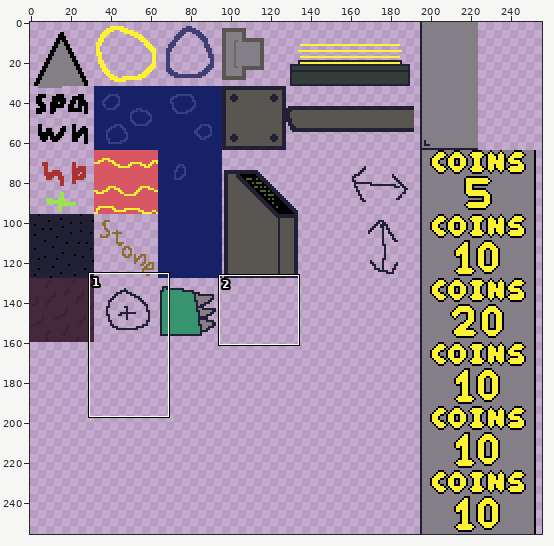
Edited in one commit: sprite sheet (web/public/assets/images/main_tiles.png). The picture above shows the old version from afar; the outline marks the close-up.
Close-up. Before the edit:
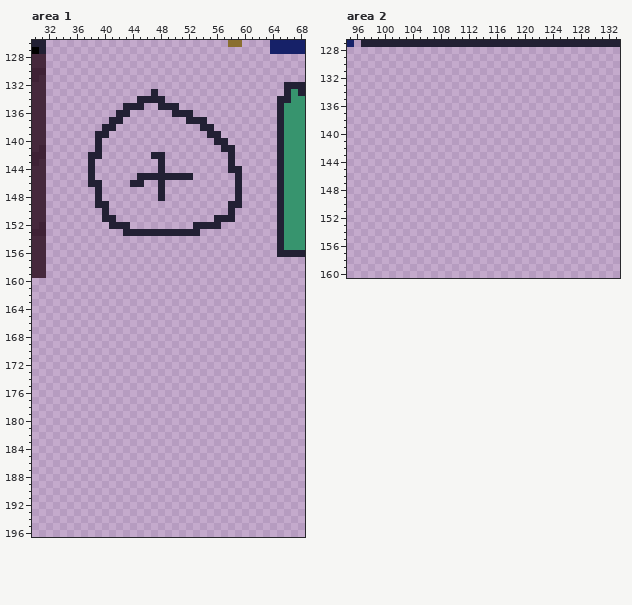
The file is 256x256 pixels. Shown: area 1: x 30..68, y 126..196; area 2: x 95..133, y 127..160.
The same view after the edit:
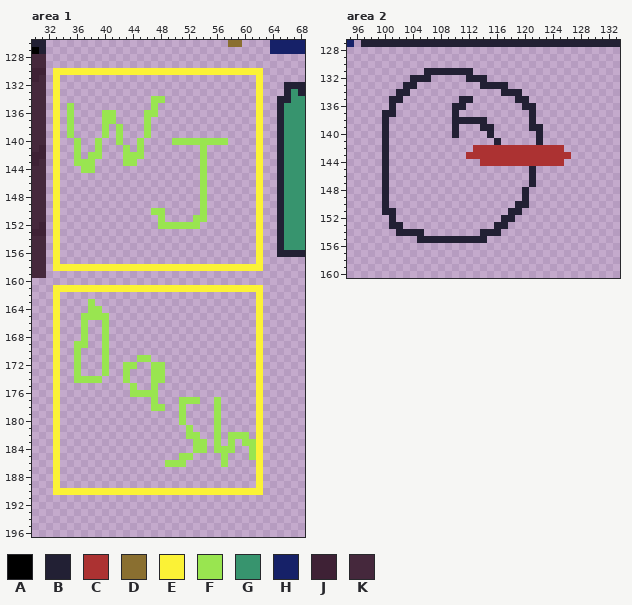
Palette (. is transparent): A #000000  B #222034  C #ac3232  D #8a6f30  E #fbf236  F #99e550  G #37946e  H #162168  J #3e2135  K #45283c
Diff:
Changed rows in their new state; - is an unchanged pixel.
Area 1:
first column x 33:
130 EEEEEEEEEEEEEEEEEEEEEEEEEEEEEE
131 E----------------------------E
132 E----------------------------E
133 E-------------.--------------E
134 E-----------..FF-------------E
135 E-F-------...-F...-----------E
136 E-F----FF..--FF--...---------E
137 E-F----FF.---F-----...-------E
138 E-F----F.F---F-------..------E
139 E-F---.F-F---F--------..-----E
140 E--F--F--F--F----FFFFFFFF----E
141 E--F--F---F-F--------F--..---E
142 E--F-FF---FFF-..-----F---.---E
143 E--FFF----FF---.-----F---.---E
144 E---FF---------.-----F---..--E
145 E----.------........-F----.--E
146 E----..----..--.-----F----.--E
147 E-----.--------.-----F----.--E
148 E-----.--------.-----F----.--E
149 E-----..-------------F---..--E
150 E------.------FF-----F---.---E
151 E------..------F----FF-...---E
152 E-------...----FFFFFF...-----E
153 E---------...........--------E
154 E----------------------------E
155 E----------------------------E
156 E----------------------------E
157 E----------------------------E
158 EEEEEEEEEEEEEEEEEEEEEEEEEEEEEE
161 EEEEEEEEEEEEEEEEEEEEEEEEEEEEEE
162 E----------------------------E
163 E----F-----------------------E
164 E----FF----------------------E
165 E---FFFF---------------------E
166 E---F--F---------------------E
167 E---F--F---------------------E
168 E---F--F---------------------E
169 E--FF--F---------------------E
170 E--F---F---------------------E
171 E--F---F----FF---------------E
172 E--F---F--FF--FF-------------E
173 E--F---F--F---FF-------------E
174 E--FFFF---F---FF-------------E
175 E----------F--F--------------E
176 E----------FFFF--------------E
177 E-------------F---FFF--F-----E
178 E-------------FF--F----F-----E
179 E-----------------F----F-----E
180 E-----------------F----F-----E
181 E------------------F---F-----E
182 E------------------FF--F-FFF-E
183 E-------------------FF-F-F-FFE
184 E-------------------FF-FFF--FE
185 E-----------------FF----F---FE
186 E---------------FFF-----F----E
187 E----------------------------E
188 E----------------------------E
189 E----------------------------E
190 EEEEEEEEEEEEEEEEEEEEEEEEEEEEEE
Area 2:
first column x 100:
131 ------BBBBBBB--------------
132 ----BBB-----BBB------------
133 ---BB---------BBBB---------
134 --BB-------------BBB-------
135 -BB--------BB------BB------
136 -B--------BB--------BB-----
137 BB--------B----------B-----
138 B---------BBBBB------B-----
139 B---------B---BB-----BB----
140 B---------B----B------B----
141 B---------------B-----B----
142 B------------CCCCCCCCCCCCC-
143 B-----------CCCCCCCCCCCCCCC
144 B-------------CCCCCCCCCCCC-
145 B--------------------B-----
146 B--------------------B-----
147 B--------------------B-----
148 B-------------------B------
149 B-------------------B------
150 B------------------BB------
151 BB----------------BB-------
152 -B---------------BB--------
153 -BB-------------BB---------
154 --BBBB--------BBB----------
155 -----BBBBBBBBBB------------
